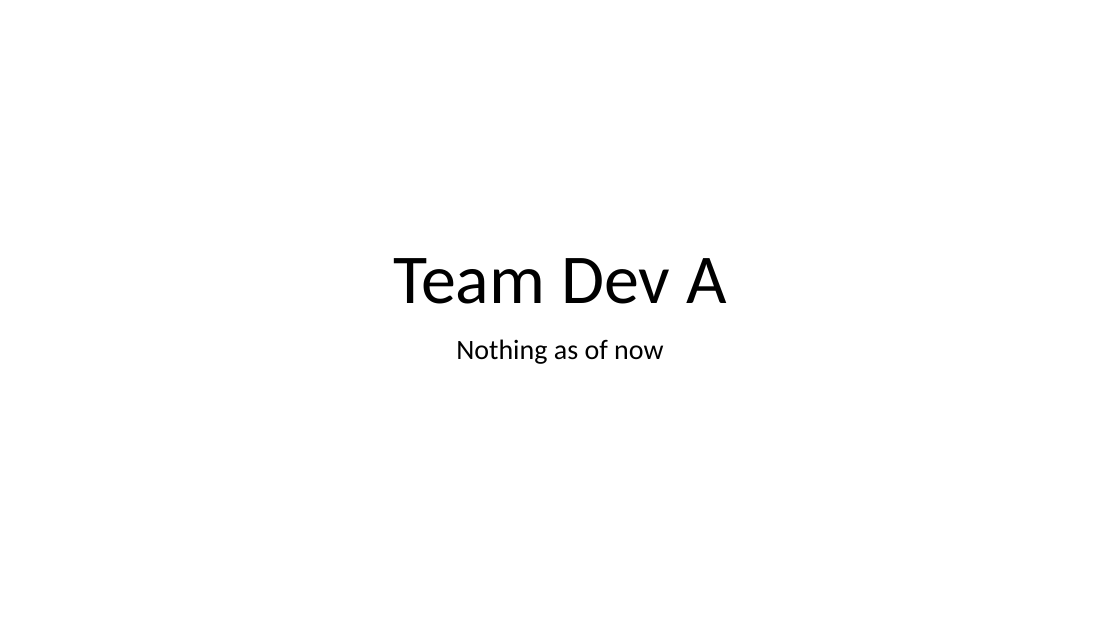
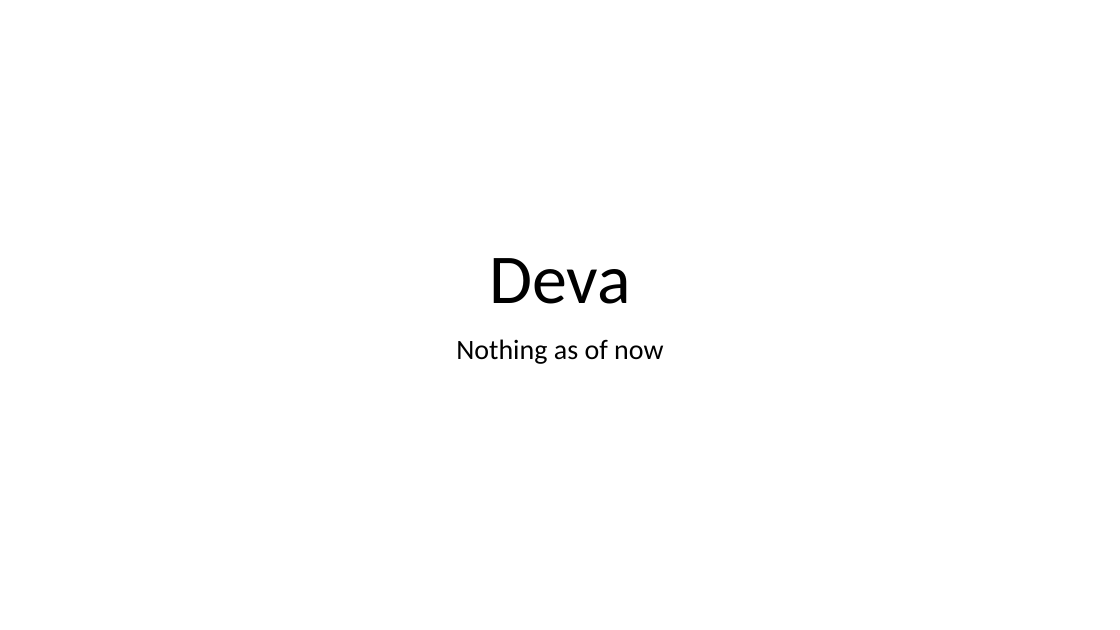
Before and after one commit to deva-git-hub/food-delivery-app-gcp-solution, a slide deck: slide 1 of GCP solution.pptx. Drawn at 1120x630 pixels with LibreOffice and Linux fonts; fonts in the diff are those of the drawing. Boxes give left, top, right and bottom in pixels: in the first picture for what was removed or moved away, otherwise in the second. Text is boxed around its words. In the diff, an @@ line names an element or a change of style, - is before the commit and + after.

Commit message:
changed the title

```diff
--- a/GCP solution.pptx
+++ b/GCP solution.pptx
@@ title at <box>489,258,631,304</box>: text changed @@
-Team Dev A
+Deva
```
